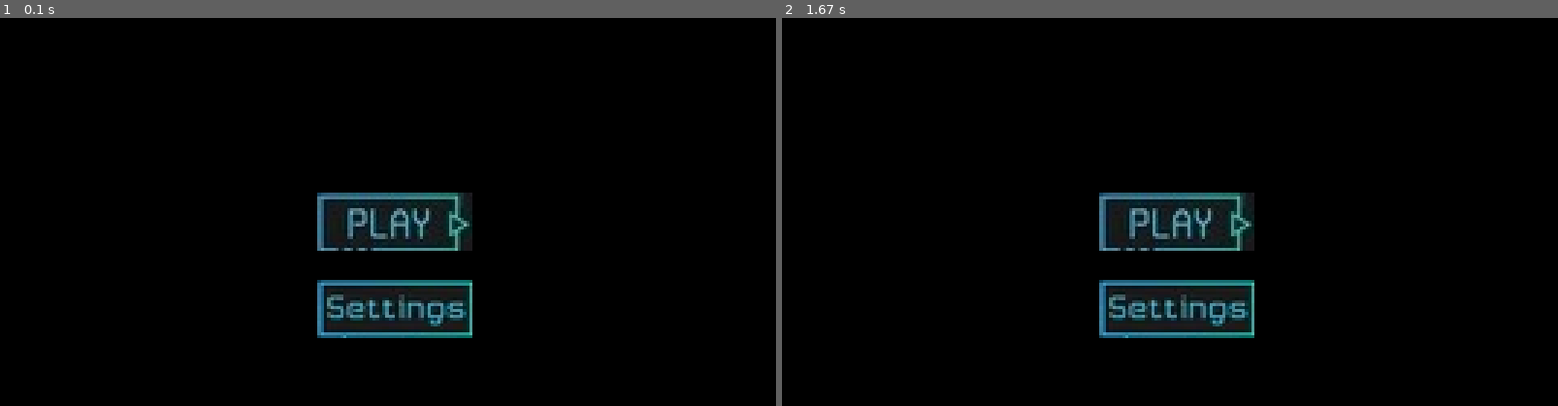
Above: before the commit, frames 1-2 (left to right).
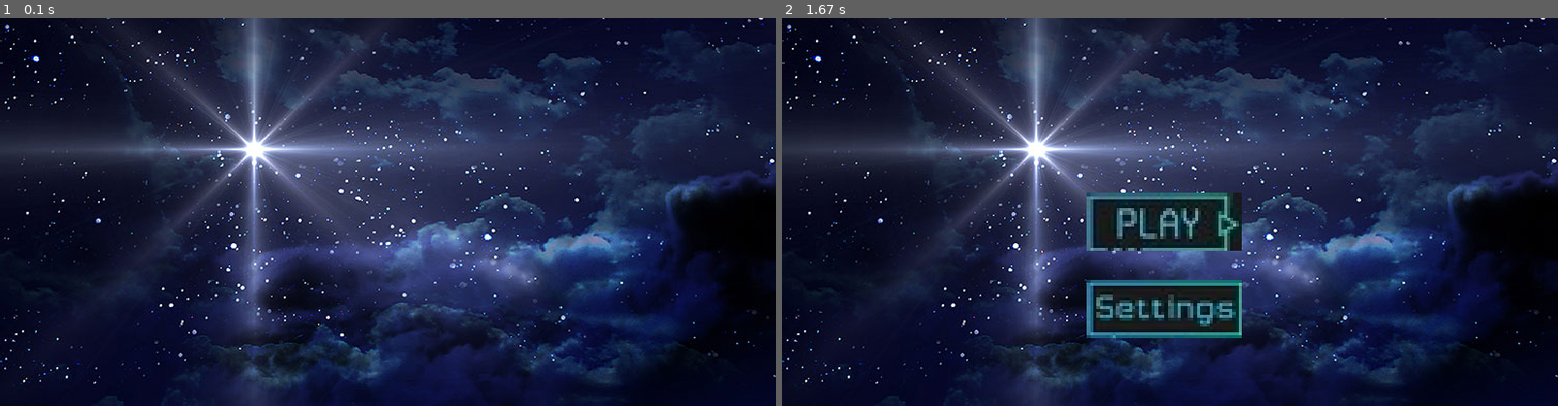
Above: after the commit, the same moments.

Repository: lancelot260/Blitzschiessen
Game: pygame game, started from GAME/screen/start_menu.py
The game is run twice, just before and just after one commit, with the same random seed, the same clock (stepped at 60 frames per second) and the same inputs.
Inputs (mouse positions are in pixels of both pictures, inside the frame that each line leads up to):
- Up to frame 1 (0.1 s): no input
- Up to frame 2 (1.67 s): click (1170, 212) at 0.38 s; click (1170, 235) at 0.78 s

The runs differ from the first frame. In frame 1, 93% of the frame differs, in the area x 0-100%, y 0-100%; in frame 2, 90%.

Commit message:
start menu avencement

Diff:
--- a/GAME/screen/start_menu.py
+++ b/GAME/screen/start_menu.py
@@ -23,9 +23,9 @@
         self.prep_main_menu()
 
     def prep_main_menu(self):
-        #2.45 nous permet de centrer le bouton ne largeur
-        start_button = button('Start', math.ceil(self.screen.get_width()/2.45), 180, 'GAME/source/button_start_1.jpg')
-        setting_button = button('Settings', math.ceil(self.screen.get_width()/2.45), 270, 'GAME/source/button_settingV3.png')
+        #2.55 nous permet de centrer le bouton ne largeur
+        start_button = button('Start', math.ceil(self.screen.get_width()/2.55), 180, 'GAME/source/button_start_1.jpg')
+        setting_button = button('Settings', math.ceil(self.screen.get_width()/2.55), 270, 'GAME/source/button_settingV3.png')
         self.button_list.append(start_button)
         self.button_list.append(setting_button)
 
@@ -44,8 +44,11 @@
 if __name__ == "__main__":
     pygame.init()
     screen = pygame.display.set_mode((800, 400))
+    bg_image = pygame.image.load('GAME/source/bg.jpg')
+    bg_image = pygame.transform.scale(bg_image, (800, 400))
     main_menu = main_menu(screen)
     while True:
+        screen.blit(bg_image, (0, 0))
         for event in pygame.event.get():
             main_menu.draw_main_menu()
             pygame.display.flip()
Binary file added: GAME/source/bg.jpg
